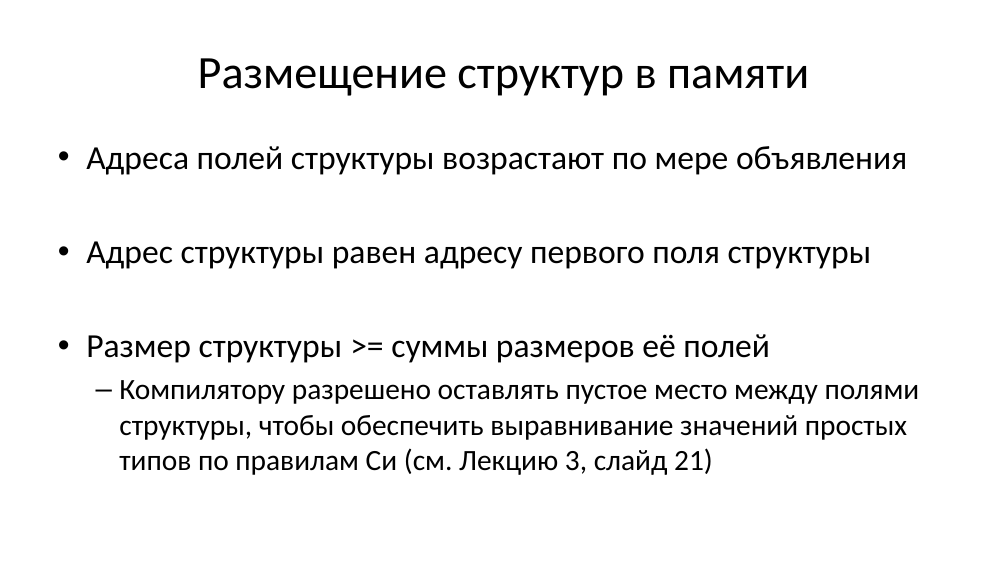
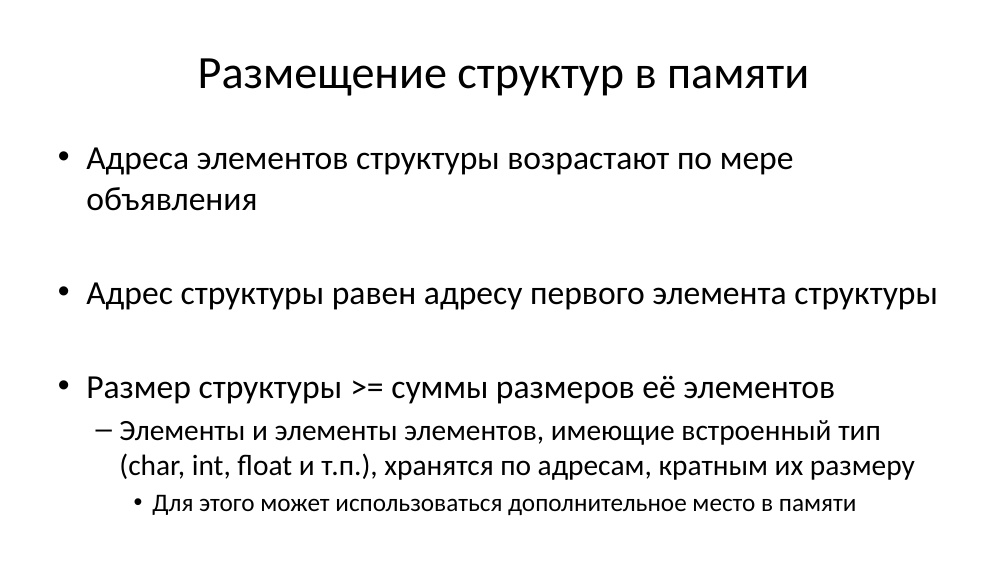
Before and after one commit to Evgueni-Petrov-aka-espetrov/Algorithms-and-Programming-in-C-pptx, a slide deck: slide 10 of 07 Структуры.pptx (slide 13 before the commit). Drawn at 1008x567 pixels with LibreOffice and Linux fonts; fonts in the diff are those of the drawing. Boxes give left, top, right and bottom in pixels: in the first picture for what was removed or moved away, otherwise in the second. Text is boxed around its words. In the diff, an @@ line names an element or a change of style, - is before the commit and + after.

```diff
--- a/07 Структуры.pptx
+++ b/07 Структуры.pptx
@@ text at (86,147,938,515): text changed; size 28 to 32 pt @@
-• Адреса полей структуры возрастают по мере объявления
-• Адрес структуры равен адресу первого поля структуры
-• Размер структуры >= суммы размеров её полей
-  – Компилятору разрешено оставлять пустое место между полями структуры, чтобы обеспечить выравнивание значений простых типов по правилам Си (см. Лекцию 3, слайд 21)
+• Адреса элементов структуры возрастают по мере объявления
+• Адрес структуры равен адресу первого элемента структуры
+• Размер структуры >= суммы размеров её элементов
+  – Элементы и элементы элементов, имеющие встроенный тип (char, int, float и т.п.), хранятся по адресам, кратным их размеру
+    • Для этого может использоваться дополнительное место в памяти
```
Also in this commit, not shown: 8 other slides changed, 7 slides added, 6 slides removed.
